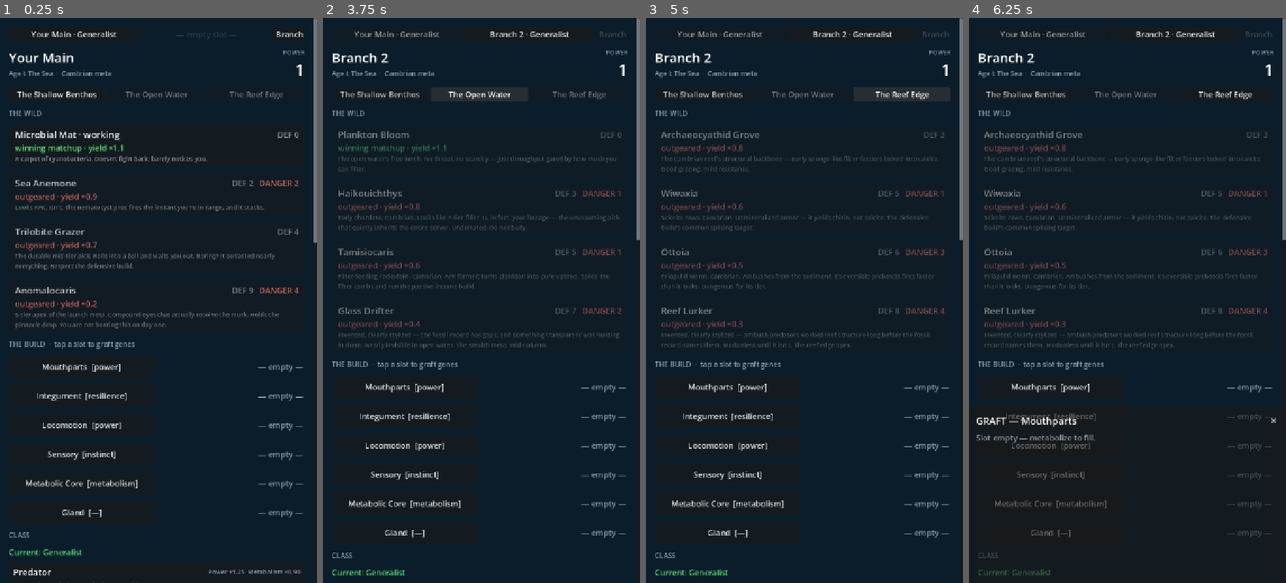
Above: before the commit, frames 1-4 (left to right).
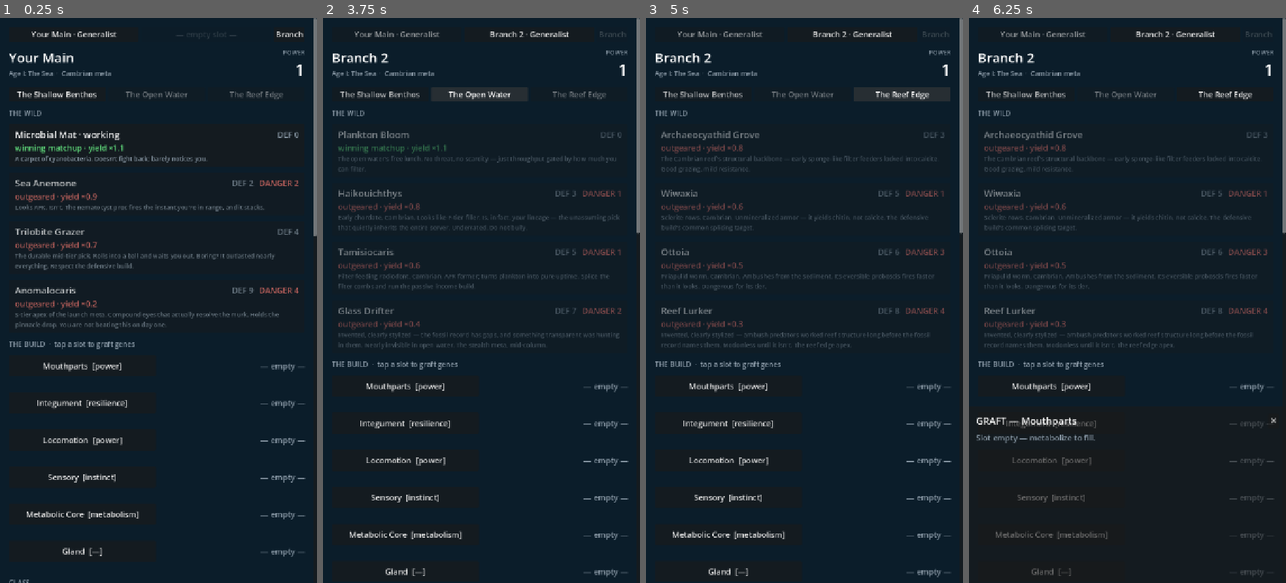
Above: after the commit, the same moments.

Repository: leonbzt/CradleOfLife
Game: Godot game, scene res://ui/main.tscn
The game is run twice, just before and just after one commit, with the same random seed, the same clock (stepped at 60 frames per second) and the same inputs.
Inputs:
- Up to frame 1 (0.25 s): no input
- Up to frame 2 (3.75 s): click "Your Main · Generalist" at 0.5 s; click "Branch" at 1.25 s; click "Branch 2 · Generalist" at 2 s; click "The Shallow Benthos" at 2.75 s; click "The Open Water" at 3.5 s
- Up to frame 3 (5 s): click "The Reef Edge" at 4.25 s
- Up to frame 4 (6.25 s): click "Mouthparts [power]" at 5 s; click "Integument [resilience]" at 5.75 s

The runs differ from the first frame. In frame 1, 3.0% of the frame differs, in the area x 2-100%, y 38-100%; in frame 2, 2.7%; in frame 3, 2.7%; in frame 4, 1.8%.

Commit message:
Fix layout overflow on committed-class lineage
Two independent overflow bugs:

1. _refresh_class_panel cur_lbl: "Current: Predator  ·  Power ×1.25
   Metabolism ×0.90  ·  Home: The Reef Edge +20%" exceeded 720 px at
   font 18. Added autowrap + custom_minimum_size = Vector2(1,0). Same
   fix on req_lbl.

2. Doll slot row HBoxContainer: slot_btn + name_lbl + graft_lbl were all
   in one row. Labels without custom_minimum_size keep their full text
   width as minimum, so the HBox minimum width = sum of all three — easily
   >720 px once a few affixes are grafted. Moved graft_lbl to a second line
   (outer VBoxContainer per slot) and added custom_minimum_size = Vector2(1,0)
   to both name_lbl and graft_lbl so they can shrink freely on the EXPAND_FILL
   axis.

Co-Authored-By: Claude Sonnet 4.6 <noreply@anthropic.com>

Diff:
--- a/ui/main.gd
+++ b/ui/main.gd
@@ -251,10 +251,14 @@
 
 func _build_doll(col: VBoxContainer) -> void:
 	for slot: String in Lineage.SLOTS:
+		var cell := VBoxContainer.new()
+		cell.size_flags_horizontal = Control.SIZE_EXPAND_FILL
+		cell.add_theme_constant_override("separation", 2)
+		col.add_child(cell)
+
 		var row := HBoxContainer.new()
-		row.size_flags_horizontal = Control.SIZE_FILL
-		row.custom_minimum_size = Vector2(0, 52)
-		col.add_child(row)
+		row.custom_minimum_size = Vector2(0, 48)
+		cell.add_child(row)
 
 		var attr := String(Resolve.SLOT_ATTRIBUTE.get(slot, ""))
 		var attr_hint := ("  [%s]" % attr) if attr != "" else "  [—]"
@@ -268,12 +272,15 @@
 		var name_lbl := Label.new()
 		name_lbl.horizontal_alignment = HORIZONTAL_ALIGNMENT_RIGHT
 		name_lbl.size_flags_horizontal = Control.SIZE_EXPAND_FILL
+		name_lbl.custom_minimum_size = Vector2(1, 0)
 		row.add_child(name_lbl)
 
 		var graft_lbl := Label.new()
 		graft_lbl.add_theme_color_override("font_color", DIM)
 		graft_lbl.add_theme_font_size_override("font_size", 14)
-		row.add_child(graft_lbl)
+		graft_lbl.size_flags_horizontal = Control.SIZE_EXPAND_FILL
+		graft_lbl.custom_minimum_size = Vector2(1, 0)
+		cell.add_child(graft_lbl)
 
 		_doll_slot_labels[slot] = {"name_lbl": name_lbl, "graft_lbl": graft_lbl}
 
@@ -610,6 +617,8 @@
 	var mods_str := ("  ·  " + "  ".join(mods_parts)) if not mods_parts.is_empty() else ""
 	cur_lbl.text = "Current: %s%s%s" % [cls_name, mods_str, home_str]
 	cur_lbl.add_theme_color_override("font_color", GOOD)
+	cur_lbl.autowrap_mode = TextServer.AUTOWRAP_WORD_SMART
+	cur_lbl.custom_minimum_size = Vector2(1, 0)
 	_class_panel_list.add_child(cur_lbl)
 
 	var unlocks: Array = cls_row.get("unlocks_categories", [])
@@ -724,6 +733,8 @@
 			req_lbl.text = "Requires: " + "  ".join(req_parts)
 			req_lbl.add_theme_font_size_override("font_size", 14)
 			req_lbl.add_theme_color_override("font_color", GOOD if reqs_met else BAD)
+			req_lbl.autowrap_mode = TextServer.AUTOWRAP_WORD_SMART
+			req_lbl.custom_minimum_size = Vector2(1, 0)
 			vbox.add_child(req_lbl)
 
 		# Commit or confirm buttons
